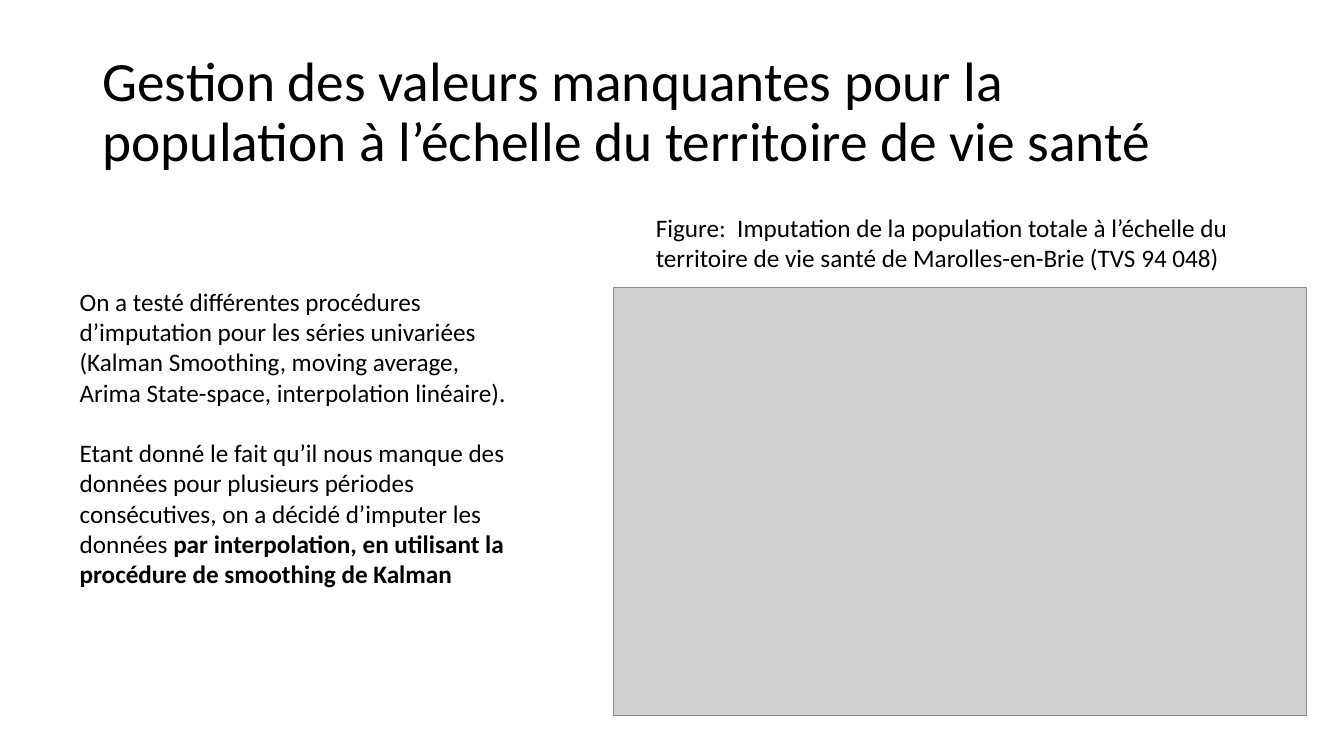
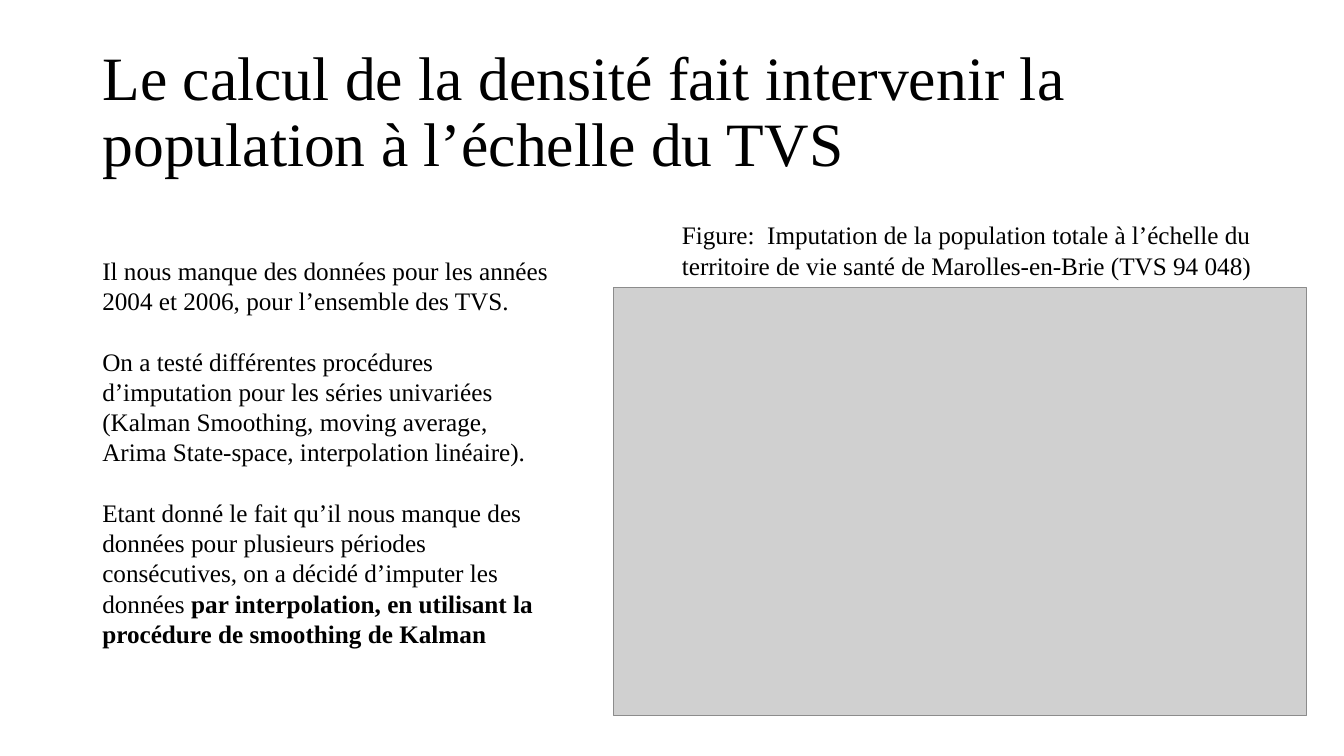
Before and after one commit to mchabaud/Project-DSSS, a slide deck: slide 9 of Presentation_13_04_22.pptx (slide 14 before the commit). Drawn at 1344x756 pixels with LibreOffice and Linux fonts; fonts in the diff are those of the drawing; grey boxes stand for pictures. Boxes give left, top, right and bottom in pixels: in the first picture for what was removed or moved away, otherwise in the second. Text is boxed around its words. In the diff, an @@ line names an element or a change of style, - is before the commit and + after.

```diff
--- a/Presentation_13_04_22.pptx
+++ b/Presentation_13_04_22.pptx
@@ title at (102, 56, 1064, 178): text changed; size 39.6 to 44 pt; font Calibri to Times New Roman @@
-Gestion des valeurs manquantes pour la population à l’échelle du territoire de vie santé
+Le calcul de la densité fait intervenir la population à l’échelle du TVS
@@ text "Figure: Imputation de la population ...": place and size @@
-text "Figure: Imputation de la population ..." at (656, 219, 1226, 271)
+text "Figure: Imputation de la population ..." at (682, 226, 1251, 280)
@@ text "Figure: Imputation de la population ..." at (682, 226, 1251, 280): font Calibri to Times New Roman @@
@@ text "Il nous manque des données ...": place and size @@
-text "Il nous manque des données ..." at (80, 293, 505, 588)
+text "Il nous manque des données ..." at (102, 262, 547, 649)
@@ text at (102, 262, 547, 316): paragraph added @@
+Il nous manque des données pour les années 2004 et 2006, pour l’ensemble des TVS.
@@ text at (102, 353, 533, 649): font Calibri to Times New Roman in "On a testé différentes procédures d’imputation pour ...", "Etant donné le fait qu’il nous manque ..." @@
```
Also in this commit, not shown: 10 other slides changed, 5 slides added, 8 slides removed.
